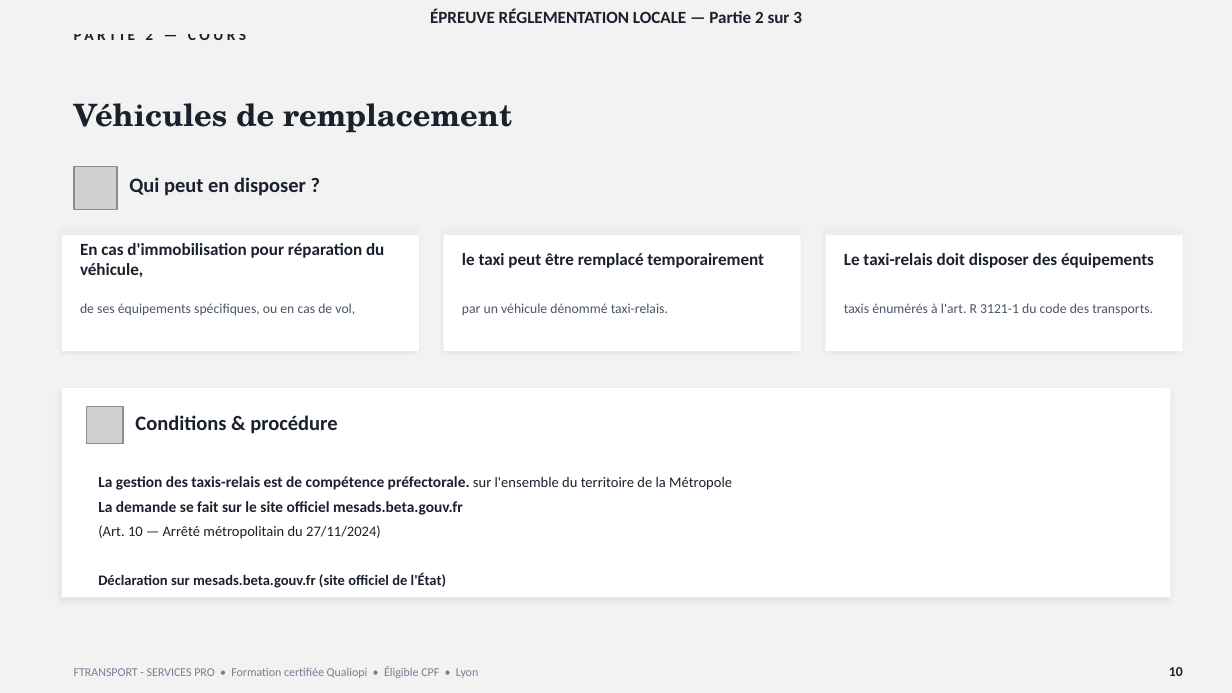
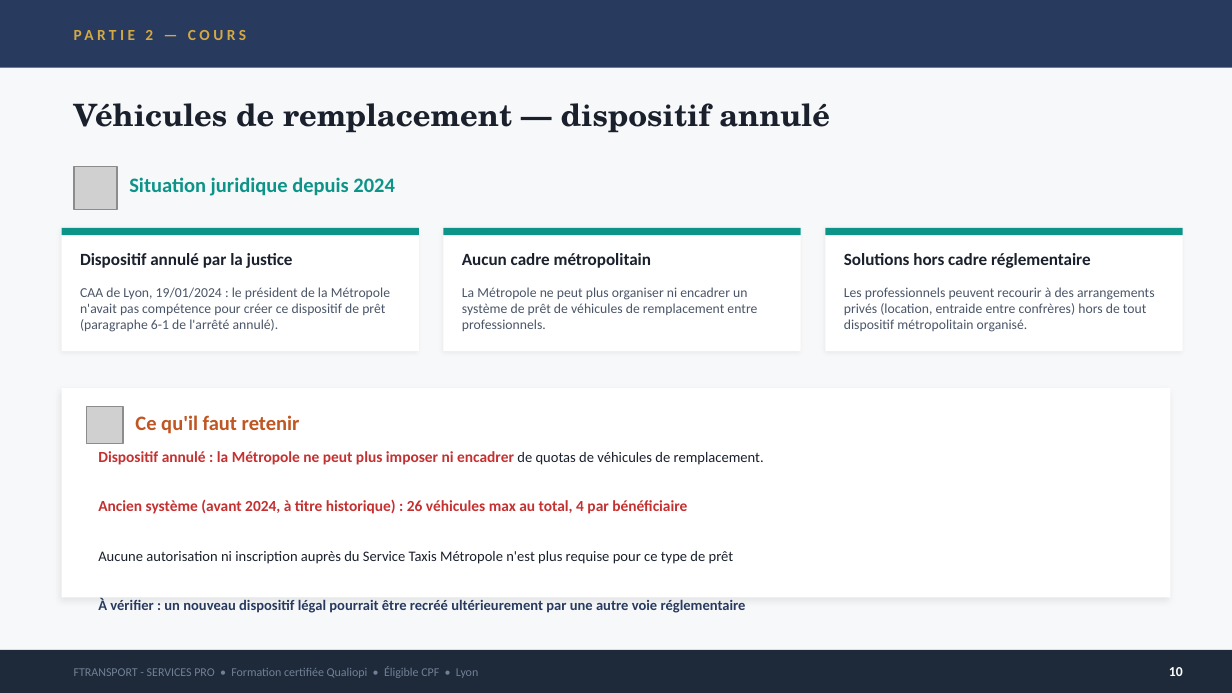
Before and after one commit to nanouf69/insight-learn-manage, a slide deck: slide 10 of public/cours/vtc/F_Locale_2.pptx. Drawn at 1232x693 pixels with LibreOffice and Linux fonts; fonts in the diff are those of the drawing; grey boxes stand for pictures. Boxes give left, top, right and bottom in pixels: in the first picture for what was removed or moved away, otherwise in the second. Text is boxed around its words. In the diff, an @@ line names an element or a change of style, - is before the commit and + after.

```diff
--- a/public/cours/vtc/F_Locale_2.pptx
+++ b/public/cours/vtc/F_Locale_2.pptx
@@ background #F2F2F2 to #F7F8FA @@
@@ rectangle added at <box>0,0,1232,68</box>, fill #283A5E @@
@@ text "PARTIE 2 — COURS" at <box>145,30,153,40</box>: text colour #1A202C to #D4A843 @@
@@ text removed at <box>430,9,802,23</box> @@
-ÉPREUVE RÉGLEMENTATION LOCALE — Partie 2 sur 3
@@ text at <box>74,103,830,133</box>: text changed @@
-Véhicules de remplacement
+Véhicules de remplacement — dispositif annulé
@@ text at <box>129,177,395,196</box>: text changed; text colour #1A202C to #0D9488 @@
-Qui peut en disposer ?
+Situation juridique depuis 2024
@@ fill #EEEEEE to #0D9488 in 3 elements at <box>62,228,419,235</box>, <box>444,228,801,235</box>, <box>825,228,1183,235</box> @@
@@ text at <box>80,253,293,268</box>: text changed @@
-En cas d'immobilisation pour réparation du véhicule,
+Dispositif annulé par la justice
@@ text at <box>462,253,652,268</box>: text changed @@
-le taxi peut être remplacé temporairement
+Aucun cadre métropolitain
@@ text at <box>844,253,1091,268</box>: text changed @@
-Le taxi-relais doit disposer des équipements
+Solutions hors cadre réglementaire
@@ text at <box>80,287,390,332</box>: text changed @@
-de ses équipements spécifiques, ou en cas de vol,
+CAA de Lyon, 19/01/2024 : le président de la Métropole n'avait pas compétence pour créer ce dispositif de prêt (paragraphe 6-1 de l'arrêté annulé).
@@ text at <box>462,287,757,331</box>: text changed @@
-par un véhicule dénommé taxi-relais.
+La Métropole ne peut plus organiser ni encadrer un système de prêt de véhicules de remplacement entre professionnels.
@@ text at <box>844,287,1155,332</box>: text changed @@
-taxis énumérés à l'art. R 3121-1 du code des transports.
+Les professionnels peuvent recourir à des arrangements privés (location, entraide entre confrères) hors de tout dispositif métropolitain organisé.
@@ text at <box>135,415,300,434</box>: text changed; text colour #1A202C to #C05621 @@
-Conditions & procédure
+Ce qu'il faut retenir
@@ text at <box>98,451,764,613</box>: text changed; text colour #1A202C to #C53030 @@
-La gestion des taxis-relais est de compétence préfectorale. sur l'ensemble du territoire de la Métropole
-La demande se fait sur le site officiel mesads.beta.gouv.fr
-(Art. 10 — Arrêté métropolitain du 27/11/2024)
-Déclaration sur mesads.beta.gouv.fr (site officiel de l'État)
+Dispositif annulé : la Métropole ne peut plus imposer ni encadrer de quotas de véhicules de remplacement.
+Ancien système (avant 2024, à titre historique) : 26 véhicules max au total, 4 par bénéficiaire
+Aucune autorisation ni inscription auprès du Service Taxis Métropole n'est plus requise pour ce type de prêt
+À vérifier : un nouveau dispositif légal pourrait être recréé ultérieurement par une autre voie réglementaire
@@ rectangle at <box>0,650,1232,693</box>: fill #F2F2F2 to #1E2A3A @@
@@ text "10" at <box>1169,667,1183,676</box>: text colour #1A202C to #FFFFFF @@
```
Also in this commit, not shown: 13 other slides changed, 3 other files.
